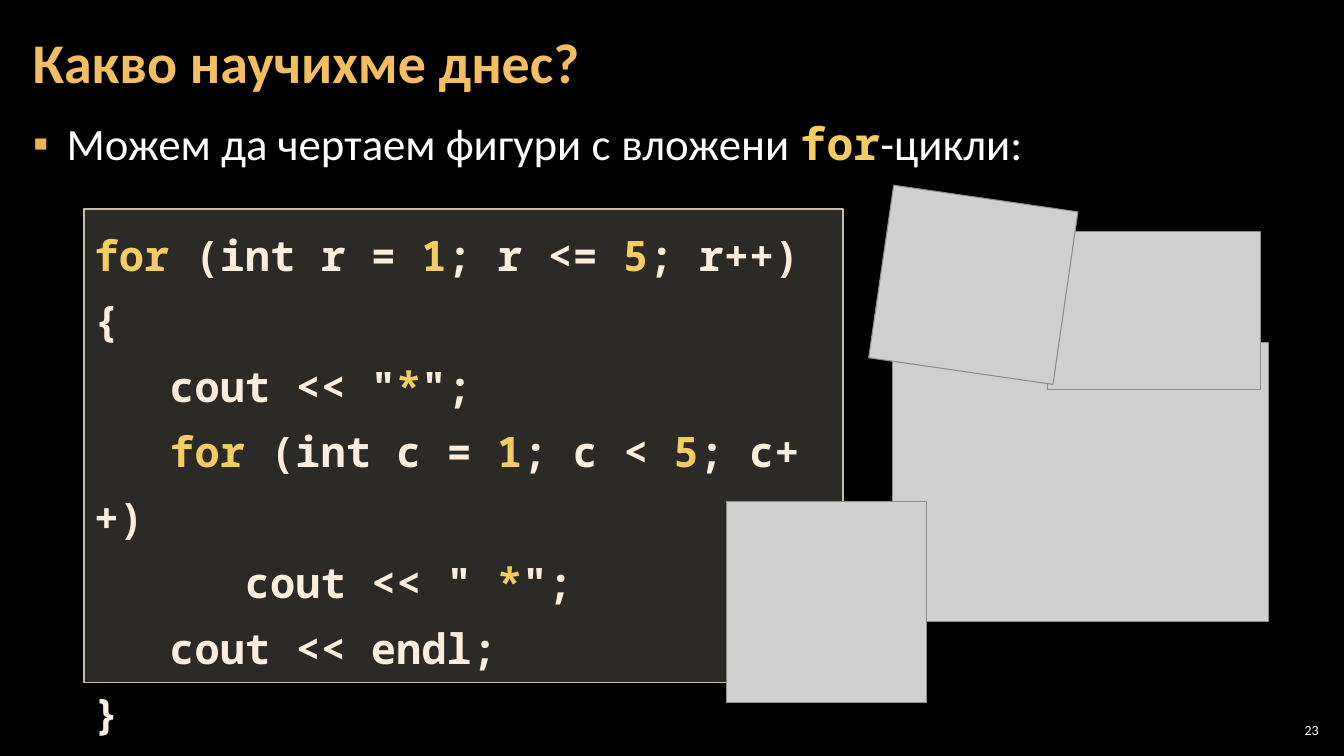
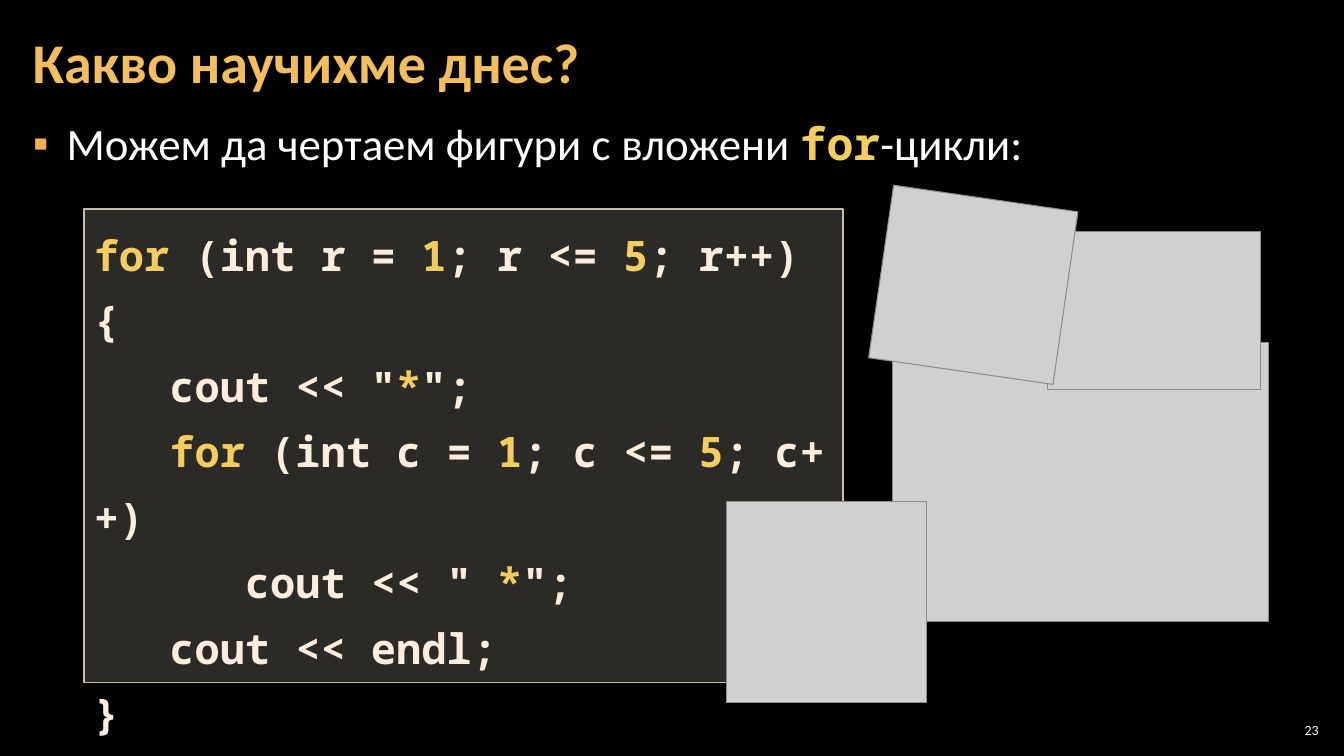
Before and after one commit to Software-University/C-plus-plus, a slide deck: slide 23 of 6. Drawing-with-Loops/6. Drawing-with-Loops.pptx. Drawn at 1344x756 pixels with LibreOffice and Linux fonts; fonts in the diff are those of the drawing; grey boxes stand for pictures; background and template pictures are left out. Boxes give left, top, right and bottom in pixels: in the first picture for what was removed or moved away, otherwise in the second. Text is boxed around its words. In the diff, an @@ line names an element or a change of style, - is before the commit and + after.

```diff
--- a/6. Drawing-with-Loops/6. Drawing-with-Loops.pptx
+++ b/6. Drawing-with-Loops/6. Drawing-with-Loops.pptx
@@ text in rectangle at <box>169,434,824,474</box>: text changed @@
-for (int c = 1; c < 5; c++)
+for (int c = 1; c <= 5; c++)
```
Also in this commit, not shown: 5 other files.
